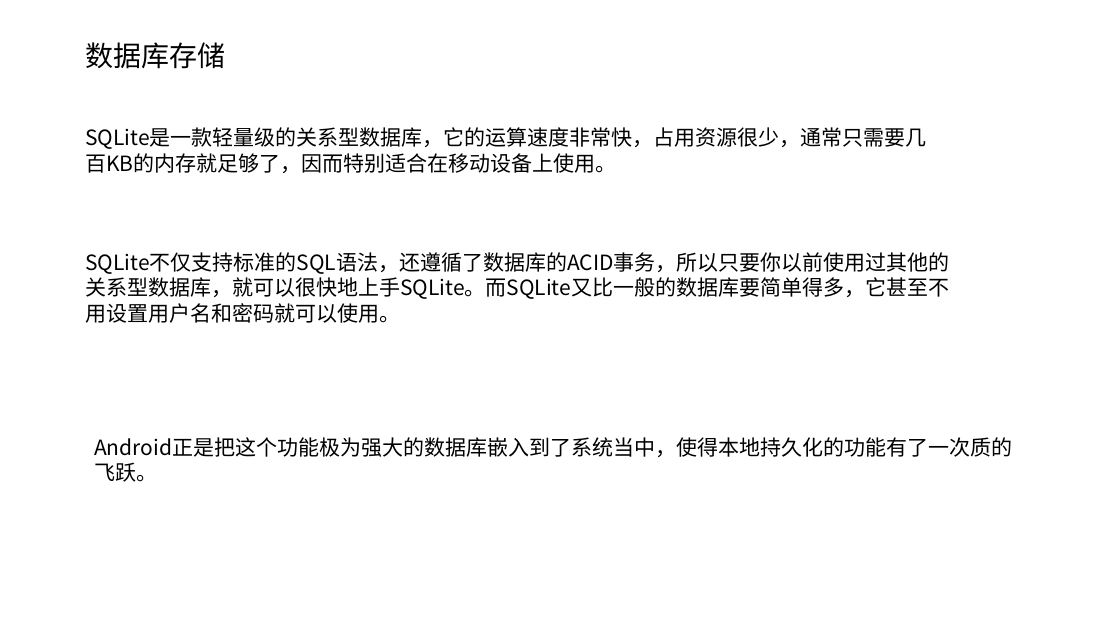
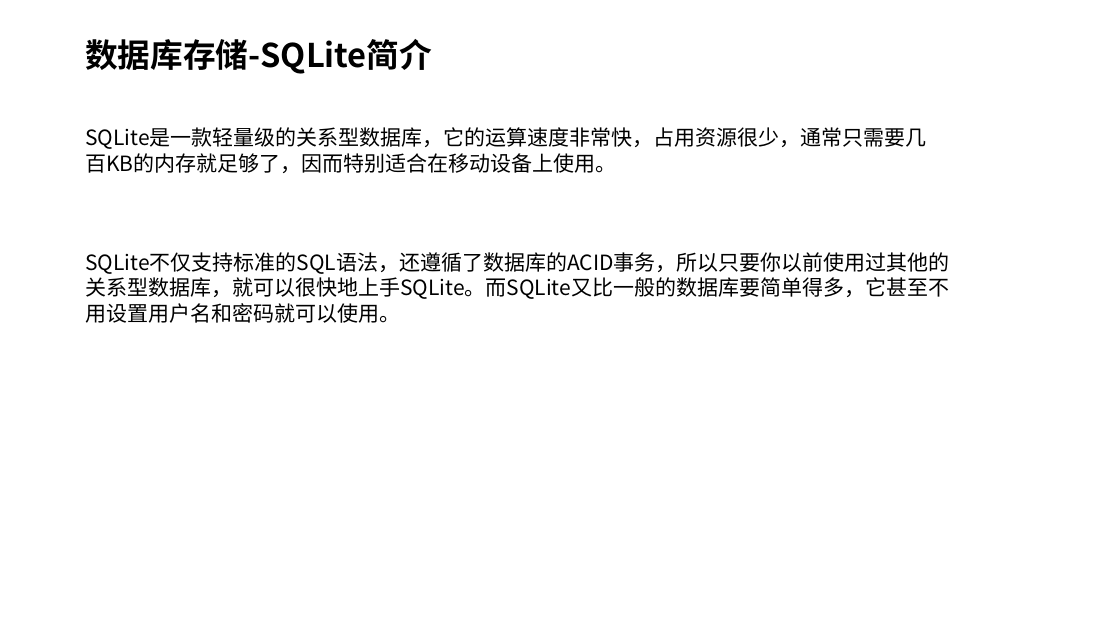
Before and after one commit to MultmediaMetaverse/LearningMultiMedia, a slide deck: slide 15 of Android 持久化技术+跨程序共享数据技术ContentProvider详解.pptx (slide 13 before the commit). Drawn at 1120x630 pixels with LibreOffice and Linux fonts; fonts in the diff are those of the drawing. Boxes give left, top, right and bottom in pixels: in the first picture for what was removed or moved away, otherwise in the second. Text is boxed around its words. In the diff, an @@ line names an element or a change of style, - is before the commit and + after.

Commit message:
更新增加持久化技术ppt

```diff
--- a/Android 持久化技术+跨程序共享数据技术ContentProvider详解.pptx
+++ b/Android 持久化技术+跨程序共享数据技术ContentProvider详解.pptx
@@ title at [85, 39, 432, 74]: text changed; size 24 to 28 pt; bold on @@
-数据库存储
+数据库存储-SQLite简介
@@ text removed at [94, 437, 1012, 482] @@
-Android正是把这个功能极为强大的数据库嵌入到了系统当中，使得本地持久化的功能有了一次质的飞跃。
```
Also in this commit, not shown: 30 other slides changed, 2 slides added, 1 slide removed.
